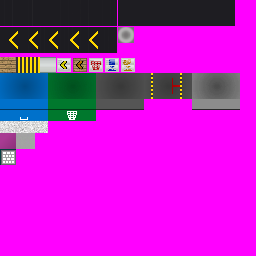
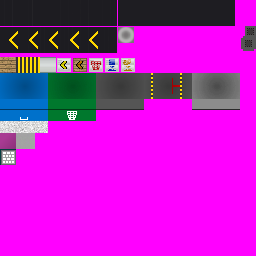
The second 256x256 image is a revision of the first. Changes to its layers:
painted on "Pasted Layer" over left=241, top=26, right=256, bottom=51
